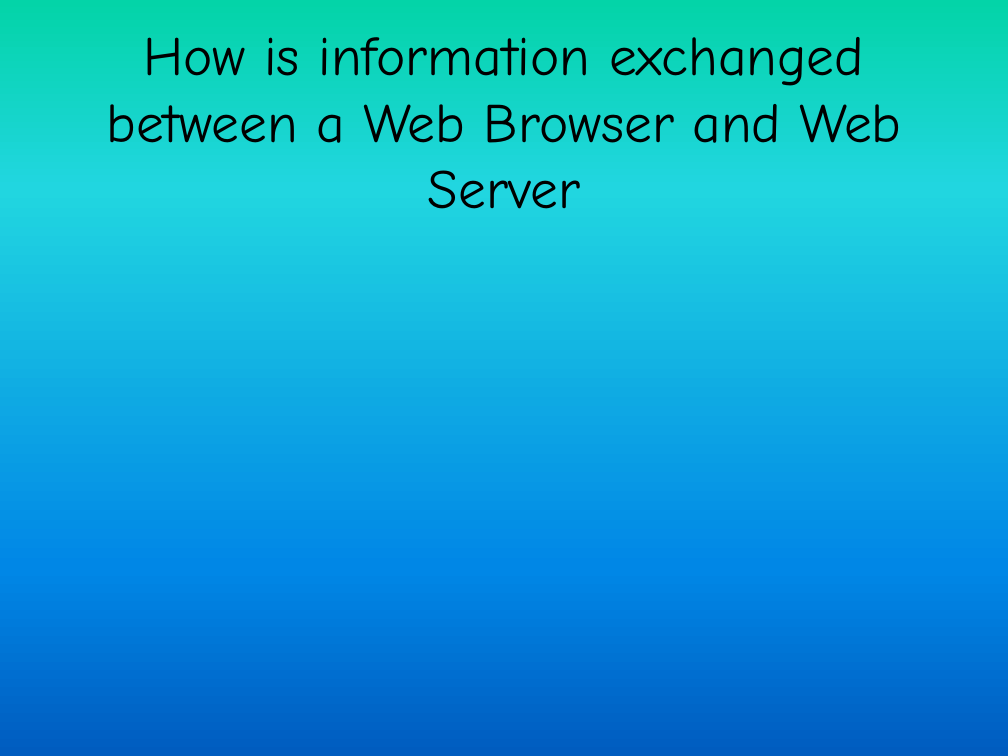
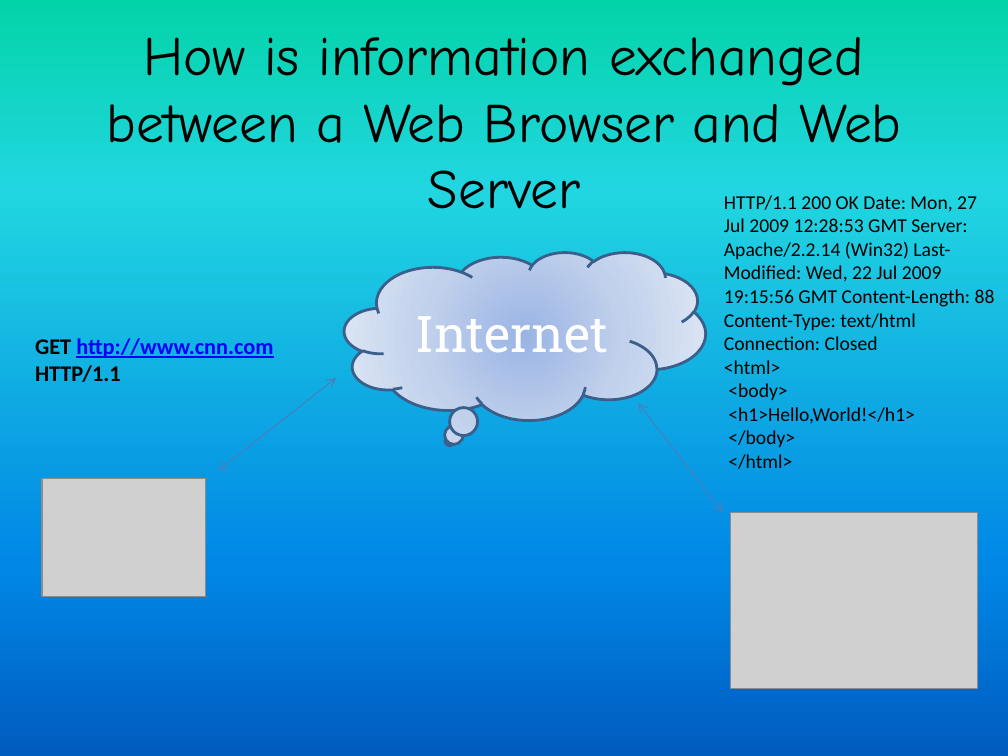
Before and after one commit to girishsukukumar/IOT, a slide deck: slide 50 of IO-1.pptx. Drawn at 1008x756 pixels with LibreOffice and Linux fonts; fonts in the diff are those of the drawing; grey boxes stand for pictures. Boxes give left, top, right and bottom in pixels: in the first picture for what was removed or moved away, otherwise in the second. Text is boxed around its words. In the diff, an @@ line names an element or a change of style, - is before the commit and + after.

```diff
--- a/IO-1.pptx
+++ b/IO-1.pptx
@@ text added at [724,195,995,469], 14 pt, text #000000 @@
+HTTP/1.1 200 OK Date: Mon, 27 Jul 2009 12:28:53 GMT Server: Apache/2.2.14 (Win32) Last-Modified: Wed, 22 Jul 2009 19:15:56 GMT Content-Length: 88 Content-Type: text/html Connection: Closed
+<html>
+<body>
+<h1>Hello,World!</h1>
+</body>
+</html>
@@ thought cloud added at [345,252,706,420], fill gradient #9AB5E4 to #C2D1ED to #E1E8F5, outline #3A5F8C 2 pt, 36 pt, text #FFFFFF @@
+Internet
@@ text added at [35,338,273,382], 16 pt, text #0000FF, bold, underline @@
+GET http://www.cnn.com HTTP/1.1
@@ double arrow added from (219, 471) to (336, 378), #4B7EBC 0.75 pt @@
@@ double arrow added from (638, 403) to (723, 512), #4B7EBC 0.75 pt @@
@@ picture added at [42,479,206,597] @@
@@ picture added at [731,512,978,688] @@
```
Also in this commit, not shown: 2 other slides changed, 1 slide added.
